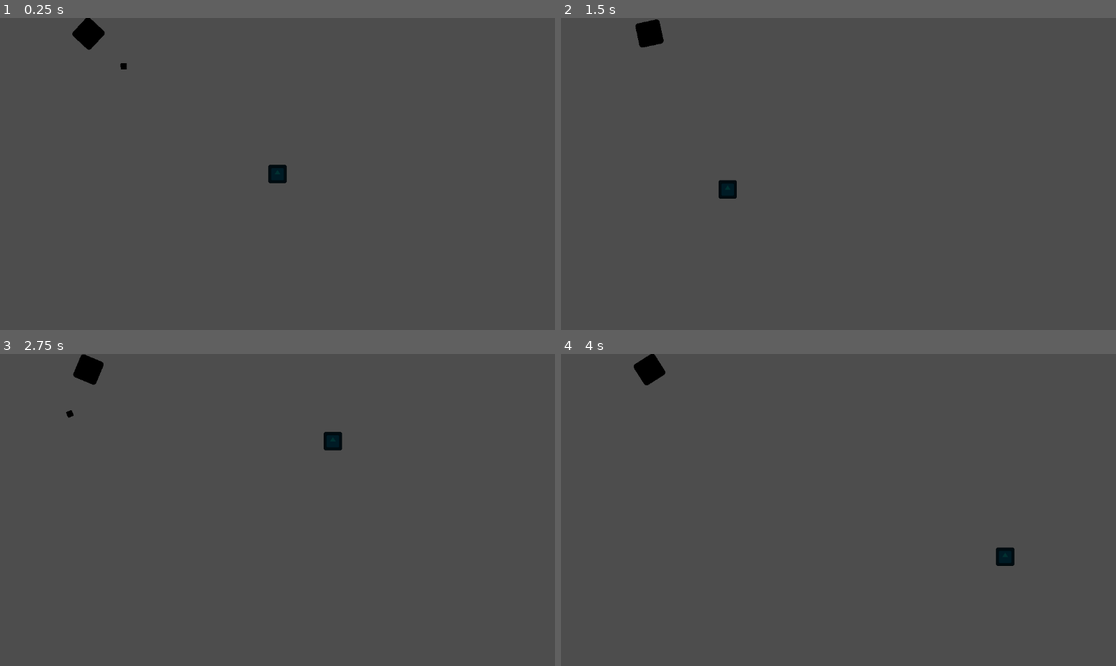
Above: before the commit, frames 1-4 (two rows, left to right).
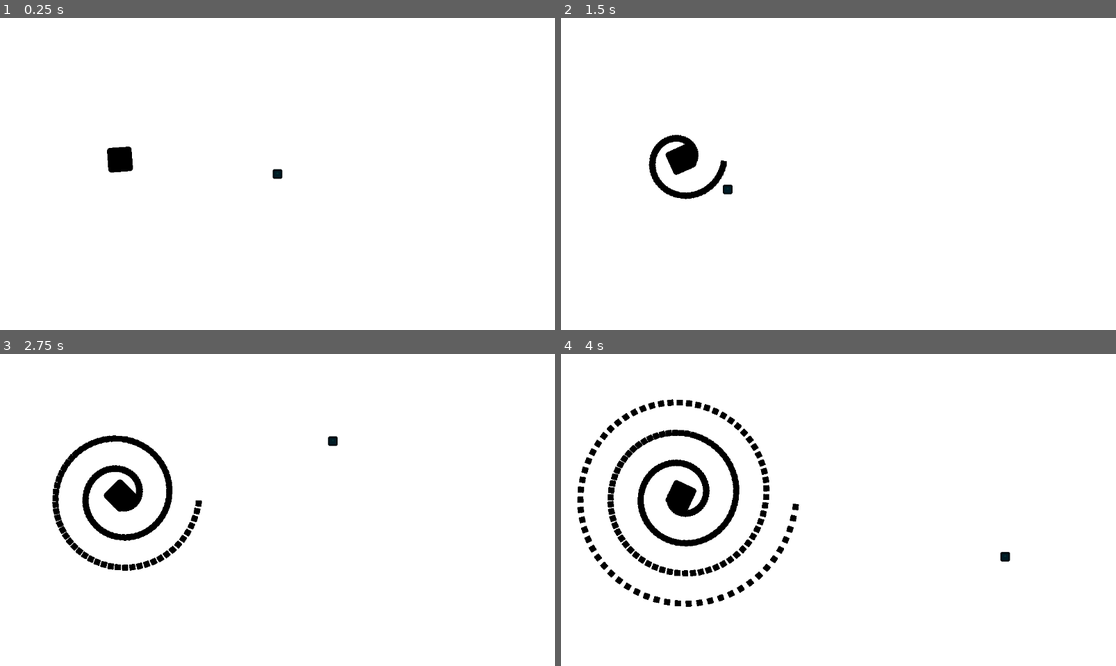
Above: after the commit, the same moments.

Repository: Savio-888/Trabalho-Logica-Jogo
Game: Godot game, scene res://Scenes/Game.tscn
The game is run twice, just before and just after one commit, with the same random seed, the same clock (stepped at 60 frames per second) and the same inputs. The engine's default icon, where the game draws it, is replaced by a stand-in: a white triangle on a blue panel in a dark square.
Inputs (mouse positions are in pixels of both pictures, inside the frame that each line leads up to):
- Up to frame 1 (0.25 s): no input
- Up to frame 2 (1.5 s): move the mouse to (960, 158) at 0.52 s; move the mouse to (727, 189) at 1.27 s
- Up to frame 3 (2.75 s): move the mouse to (333, 441) at 2.02 s
- Up to frame 4 (4 s): move the mouse to (810, 572) at 2.77 s; move the mouse to (1005, 556) at 3.52 s

The runs differ from the first frame. In frame 1, 100% of the frame differs, in the area x 0-100%, y 0-100%; in frame 2, 100%; in frame 3, 100%; in frame 4, 100%.

Commit message:
Modificação no código das balas (bullet.gd), adição de comentários, plano de fundo, mudança de tamanho do player, e adição da pasta de gravações.

Diff:
--- a/Scenes/Game.tscn
+++ b/Scenes/Game.tscn
@@ -7,7 +7,11 @@
 [node name="Game" type="Node2D"]
 script = ExtResource("1_gl6un")
 
+[node name="ColorRect" type="ColorRect" parent="."]
+offset_right = 1152.0
+offset_bottom = 648.0
+
 [node name="Player" parent="." instance=ExtResource("2_j5yw3")]
 
 [node name="Enemy" parent="." instance=ExtResource("3_j5yw3")]
-position = Vector2(183.6694, 32.238167)
+position = Vector2(249, 294)
--- a/Scenes/bullet.tscn
+++ b/Scenes/bullet.tscn
@@ -1,11 +1,17 @@
-[gd_scene load_steps=2 format=3 uid="uid://c4juin13qwaqi"]
+[gd_scene load_steps=3 format=3 uid="uid://c4juin13qwaqi"]
 
+[ext_resource type="Script" uid="uid://b1wg1h1hv1usl" path="res://Scripts/bullet.gd" id="1_oduel"]
 [ext_resource type="Texture2D" uid="uid://bjct7or27j0h4" path="res://icon.svg" id="1_xjght"]
 
 [node name="Bullet" type="Node2D"]
+script = ExtResource("1_oduel")
 
 [node name="Sprite2D" type="Sprite2D" parent="."]
 modulate = Color(0, 0, 0, 1)
-rotation = 0.7853982
 scale = Vector2(0.1, 0.1)
 texture = ExtResource("1_xjght")
+
+[node name="RayCast2D" type="RayCast2D" parent="."]
+position = Vector2(-6, -6)
+target_position = Vector2(12, 12)
+collide_with_areas = true
--- a/Scenes/player.tscn
+++ b/Scenes/player.tscn
@@ -4,9 +4,10 @@
 [ext_resource type="Texture2D" uid="uid://bjct7or27j0h4" path="res://icon.svg" id="2_6t5aa"]
 
 [sub_resource type="RectangleShape2D" id="RectangleShape2D_vgqql"]
-size = Vector2(40, 40)
+size = Vector2(38, 38)
 
 [node name="Player" type="Node2D"]
+scale = Vector2(0.5, 0.5)
 script = ExtResource("1_cvnsp")
 
 [node name="Sprite2D" type="Sprite2D" parent="."]
--- /dev/null
+++ b/Scripts/bullet.gd
@@ -0,0 +1,11 @@
+extends Node2D
+
+# Script base da bala dos inimigos.
+
+func _ready():
+	pass
+
+func _process(_delta):
+	self.position += Vector2(1, 0).rotated(self.rotation) # Define posição e rotação, baseado na direção em que foi lançado.
+	if($RayCast2D.is_colliding()): # Checa se o Raycast (colisão da bala) entrou em contato com alguma outra coisa (o player).
+		print('HIT!!') # Isso é so pra teste só.
--- a/Scripts/enemy.gd
+++ b/Scripts/enemy.gd
@@ -1,9 +1,14 @@
 extends Node2D
+
+# Script base do primeiro inimigo do jogo. Conforme eu for criando mais inimigos
+# eu vou mudando o script. Mas essa é a base.
+
 var bullet_scene = preload("res://Scenes/bullet.tscn")
 func _ready():
 	pass
 func _process(_delta):
-	rotate(.05)
+	rotate(.1)
 	var b = bullet_scene.instantiate()
-	b.position.x += 100
-	add_child(b)
+	b.position = self.position
+	b.rotation = self.rotation
+	get_parent().add_child(b)
--- a/Scripts/game.gd
+++ b/Scripts/game.gd
@@ -1,3 +1,7 @@
 extends Node2D
+
+# Script principal do overworld do jogo.
+
 func _ready():
-	Input.set_mouse_mode(Input.MOUSE_MODE_HIDDEN)
+	Input.set_mouse_mode(Input.MOUSE_MODE_HIDDEN) # Tira o mouse da tela
+	# enquanto ele estiver dentro da janela
--- a/Scripts/player.gd
+++ b/Scripts/player.gd
@@ -1,5 +1,6 @@
 extends Node2D
-func _ready(): # Função chamada no começo da cena (ou quando ela entra em outra cena)
+func _ready():
 	pass
 func _process(_delta):
-	self.position = get_global_mouse_position()
+	self.position = get_global_mouse_position() # Pega a posição do mouse,
+	# e transforma na posição do player na tela.
--- a/project.godot
+++ b/project.godot
@@ -15,6 +15,10 @@
 config/features=PackedStringArray("4.5", "GL Compatibility")
 config/icon="res://icon.svg"
 
+[editor]
+
+movie_writer/movie_file="C:/Users/Sávio/Documents/bullet-hellzin/Gravações/gravacao1.avi"
+
 [rendering]
 
 renderer/rendering_method="gl_compatibility"
Not shown, added: Scripts/bullet.gd.uid
Not shown, added: Gravações/gravacao1.avi
Not shown, added: Gravações/gravacao1.md
